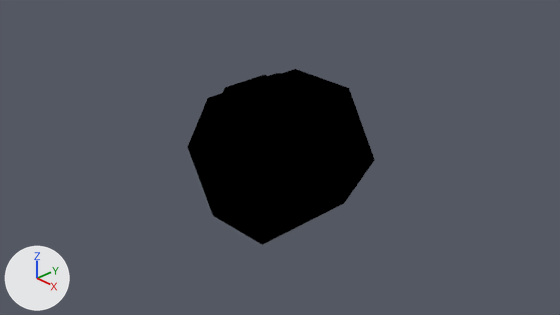
An edit to the Blender file Models/Squad/Spaces/crewCabin.blend, drawn before and after from the same camera.
One viewpoint serves both versions: the file's camera 'Camera'. Every picture has the same lights, and +X, +Y and +Z are marked at lower left.

The older version as bpy lines, for what is in view:
```python
me_shell_collider = bpy.data.meshes.new('shell.collider')
me_shell_collider.from_pydata(...)  # 90 vertices, 162 faces; spans x -1.16..1.16, y -0.84..0.84, z -1.07..0.94
me_shell_collider.materials.append(mat_material_001)
ob_freeivashell = bpy.data.objects.new('FreeIvaShell', me_shell_collider)
ob_freeivashell.parent = ob_crewcabinshell
ob_freeivashell.location = (0.0, 0.0, 0.0)
ob_freeivashell.rotation_euler = (3.142, 0.0, 0.0)  # degrees (180, 0, 0)
```
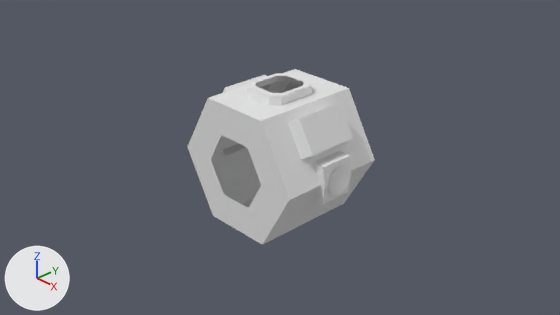
What differs and where, as boxes [x1, y1, x2, y2] in the pictures (560 x 315 px):
'FreeIvaShell', recoloured: [188, 69, 375, 245] in both
'windowMask', added: after [329, 166, 350, 195]

Edits to the bpy script that builds the scene:
```text
Add mat_material:
    mat_material = principled_material('Material')
    mat_material.base_color = (0.8, 0.8, 0.8)  # white #e7e7e7
Change me_shell_collider:
    where me_shell_collider.from_pydata(...)  # 90 vertices, 162 faces; spans x -1.16..1.16, y -0.84..0.84, z -1.07..0.94
    remove me_shell_collider.materials.append(mat_material_001)
Add me_shell_001:
    me_shell_001.from_pydata(...)  # 32 vertices, 2 faces; spans x -1.17..1.17, y -0.22..0.2, z -0.21..0.21
    me_shell_001.materials.append(mat_material)  # white #e7e7e7
Add ob_windowmask:
    ob_windowmask = bpy.data.objects.new('windowMask', me_shell_001)
    ob_windowmask.parent = ob_crewcabinshell
    ob_windowmask.location = (0.0, 0.0, 0.0)
    ob_windowmask.rotation_euler = (3.142, 0.0, 0.0)  # degrees (180, 0, 0)
```
